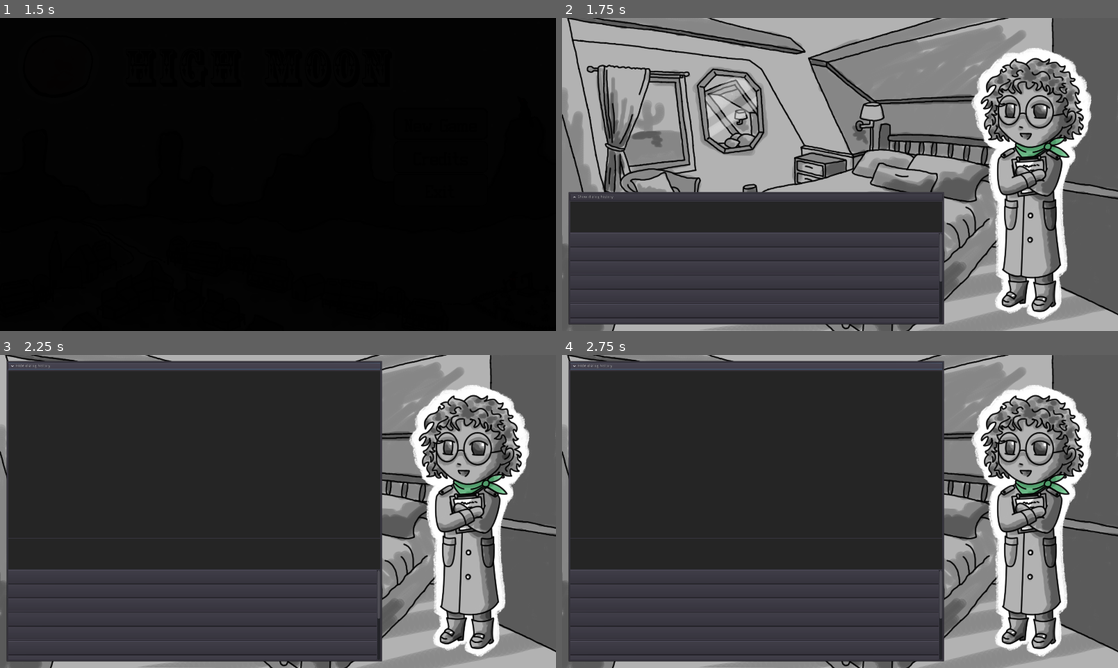
Above: before the commit, frames 1-4 (two rows, left to right).
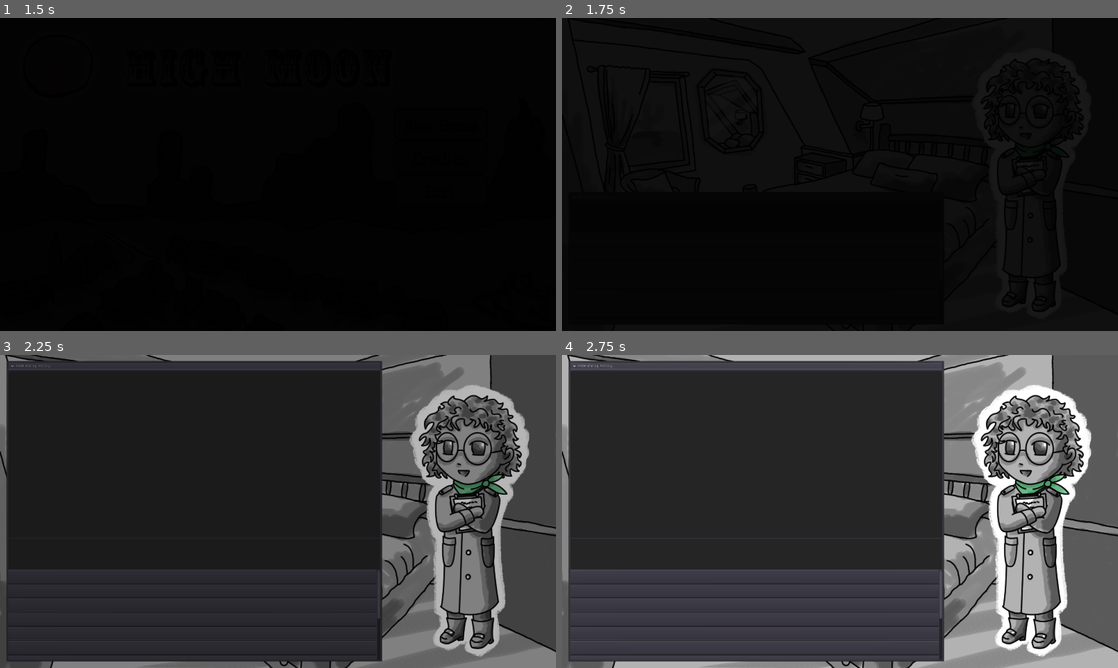
Above: after the commit, the same moments.

Repository: gadse/high-moon
Game: Godot game, scene res://scenes/main_menu/MainMenu.tscn
Same seed, same stepped clock (60 frames per second), same inputs: the game is played once before the commit and once after it.
Inputs:
- Up to frame 1 (1.5 s): click "New Game" at 0.5 s; click "New Game" at 1.25 s
- Up to frame 2 (1.75 s): no input
- Up to frame 3 (2.25 s): click "Show dialog history" at 2 s
- Up to frame 4 (2.75 s): no input

Frame 1 is identical in both runs. In frame 2, 95% of the frame differs, in the area x 0-100%, y 0-100%; in frame 3, 32%; in frame 4, nothing differs.
Error in both runs: Invalid get index 'start' (on base: 'Dictionary'). (res://modules/dialog_walker/DialogWalker.gd:25)

Commit message:
#71 Add Agnes dialog
Closes #71

Diff:
--- /dev/null
+++ b/scenes/lab/Lab.tres
@@ -0,0 +1,608 @@
+{
+	"start": "start",
+	"passages": {
+		"start": {
+			"set": "TalkedWithAgnes",
+			"type": "linear",
+			"flow": [
+				[
+					"Ah, if it isn’t my very favorite vampire friend!\nWhat can I do for you?"
+				],
+				[
+					"Shh Agnes, keep it down, will you? I need to ask you a few things."
+				],
+				[
+					"Sure! Ask away! But once we’re done, can I touch your fangs?"
+				],
+				[
+					"…Let’s focus on the questions first."
+				],
+				[
+					"All right, all right."
+				]
+			],
+			"goto": "menu"
+		},
+		"menuWithQuestion": {
+			"type": "linear",
+			"flow": [
+				[
+					"Anything else you wanted? Or is it fang-time already?"
+				]
+			],
+			"goto": "menu"
+		},
+		"menu": {
+			"type": "choice",
+			"me": [
+				{
+					"text": "Can you tell me what you did last night when Jack was murdered?",
+					"goto": "alibi"
+				},
+				{
+					"text": "Anything unusual you noticed last night?",
+					"goto": "notice"
+				},
+				{
+					"text": "How did we meet again?",
+					"goto": "meet"
+				},
+				{
+					"text": "What do you think of William Pierce?",
+					"goto": "william"
+				},
+				{
+					"text": "Anything interesting you can tell me about Elizabeth Parker?",
+					"goto": "elizabeth"
+				},
+				{
+					"text": "Do you know anything of interest about Betty Henderson?",
+					"goto": "betty"
+				},
+				{
+					"text": "What about Sheriff Short?",
+					"goto": "lucas"
+				},
+				{
+					"text": "I know something about Betty that might interest you. She’s a werewolf.",
+					"isSet": "BettyIsWerewolf",
+					"goto": "bettyIsWerewolf"
+				},
+				{
+					"text": "I’ve concluded my investigation. I think you killed Jack, Agnes.\nI challenge you to a duel.",
+					"isSet": "AgnesCanBeDueled",
+					"goto": "duelChallenge"
+				},
+				{
+					"text": "I will be back later.",
+					"goto": "exit"
+				}
+			]
+		},
+		"alibi": {
+			"type": "linear",
+			"flow": [
+				[
+					"I was here at my lab, reading through my notes on local spirit sightings.",
+					"Later, I packed up my equipment and made my way over to the cemetery.",
+					"You see, last time I was there, I collected some fascinating data!\nWait, I have it around here somewhere…"
+				],
+				[
+					"Agnes, focus. What else did you do?"
+				],
+				[
+					"Hmm? Oh. I was not out for long.",
+					"When I was back here, I sorted the records about my findings on reactions of supernatural blood components… and then, I fell asleep on them."
+				],
+				[
+					"Uh, all right?"
+				],
+				[
+					"It happens sometimes. Sleep is for the weak!"
+				],
+				[
+					"Sure. Did you see someone?"
+				],
+				[
+					"No, unfortunately not.\nBut then again, some of the equipment might not be fully functional just yet.",
+					"My nightvision-enhanced ectoplasmatic spiritograph still acts up sometimes-"
+				],
+				[
+					"People, Agnes. Not spirits. Did you run into anyone?"
+				],
+				[
+					"Technically, spirits are- Okay, okay. Don’t give me that look.",
+					"No, I did not see anyone fleshy, but I was wearing my nightvisio- my ghost glasses.",
+					"It is a little hard to see anything else but spirits through them, to be honest.",
+					"I had a concussion three weeks ago because I tripped while wearing them,\nbut thankfully, they were not damaged. Lucky me!"
+				],
+				[
+					"Yeahhh, sure…"
+				]
+			],
+			"goto": "menuWithQuestion"
+		},
+		"notice": {
+			"type": "linear",
+			"flow": [
+				[
+					"Oh yes, there was, actually!\nI think I heard a gunshot when I was on my way back to the lab.",
+					"Probably scared away all the ghosts.",
+					"And I measured really cryptic endo-lapivastitic waves, which might be caused by the moon phase – but I figured you’d rather be interested in the gunshot."
+				]
+			],
+			"goto": "ghostChoice"
+		},
+		"ghostChoice": {
+			"type": "choice",
+			"me": [
+				{
+					"text": "Yeah. Any idea where that shot came from?",
+					"goto": "gunshot"
+				},
+				{
+					"text": "No, please, tell me about the lap-diva waves!",
+					"goto": "ghostStuff"
+				}
+			]
+		},
+		"gunshot": {
+			"type": "linear",
+			"flow": [
+				[
+					"Hm, I didn’t see much to be honest. I was wearing special equipment to see ghosts.",
+					"But I always count my steps wherever I go, so I know it was approximately when I passed the saloon."
+				],
+				[
+					"You count your steps?!"
+				],
+				[
+					"Sure. I thought if one of my experiments ever costs me my eyesight,\nI’ll have an easier time adjusting."
+				],
+				[
+					"You know what, I’m not even going to ask. What did you do after you heard the shot?"
+				],
+				[
+					"What did I do? Uh, nothing, why?"
+				],
+				[
+					"Nothing?!"
+				],
+				[
+					"Yes? A gun going off is not a supernatural phenomenon, is it?"
+				],
+				[
+					"Yes, but- You know what? Forget it."
+				]
+			],
+			"goto": "menuWithQuestion"
+		},
+		"ghostStuff": {
+			"type": "linear",
+			"flow": [
+				[
+					"Seriously? Sure!",
+					"So, they are actually called endo-lapivastitic waves because they typically originate from inside of specific rock types of badlands under certain astronomical influences.",
+					"They were discovered in 1673 and can be measured by…",
+					"*Agnes gives you a lengthy lecture and\nshows you a heap of diagrams you don’t understand. This might take a while.*"
+				],
+				[
+					"*You finally manage to interrupt Agnes* Very interesting!\nThank you so much, but I’ll have to get back to the investigation now."
+				]
+			],
+			"goto": "menuWithQuestion"
+		},
+		"meet": {
+			"type": "linear",
+			"flow": [
+				[
+					"Hah, you’re funny.",
+					"That was back when Jack had that accident with his coat seam,\nthe longhorn bull and the sack of nails.",
+					"Oh, and Liz’s reserve whiskey. You remember?\nYou brought him here for me to patch him up."
+				],
+				[
+					"Oh, dear. Yes, I remember."
+				],
+				[
+					"Lucky him. If he hadn’t been a vampire, he would not have survived that.",
+					"I’d just recently taken over the apothecary back then, after Pa died.\nWas in business for an entirety of two weeks, everything went well…",
+					"And then, the two of you rode into town and the next day, I had my first emergency!"
+				],
+				[
+					"Well, you were calm enough to ask him if he really needed both his kidneys while you were busy stuffing his guts back in."
+				],
+				[
+					"It would have been a contribution to medicine!\nThere is still almost no research on the renal physiology of vampires!"
+				],
+				[
+					"It was almost a contribution to the graveyard."
+				],
+				[
+					"Yes, but lucky for you, I turned out to be a master surgeon!\nWho would’ve thought? Not me for sure!"
+				],
+				[
+					"I remember we later invited you for a drink…"
+				],
+				[
+					"Yup. Because you couldn’t pay my bill and Jack tried to seduce me into letting it go."
+				],
+				[
+					"You threatened to “take some samples where the sun never shines” and pulled out a scalpel…"
+				],
+				[
+					"And then, I enlisted both of you as my field research projects and\nconnection to the supernatural world."
+				],
+				[
+					"I eventually paid you back, though."
+				],
+				[
+					"Yeah, but Jack never did.",
+					"I felt free to transfer his debt to you after his death, since you’re probably the second-closest friend he had and William can be creepy and I’m a tiny bit scared of him."
+				],
+				[
+					"Wait, what?! That’s really unfa-"
+				],
+				[
+					"Do you want to find out if I still have the scalpel?"
+				],
+				[
+					"No! All right, all right."
+				]
+			],
+			"goto": "menuWithQuestion"
+		},
+		"william": {
+			"type": "linear",
+			"flow": [
+				[
+					"He’s nice, isn’t he? I like him.\nToo bad he probably isn’t a vampire.",
+					"Just regular pale and creepy.\nI once broke into his house and he wasn’t even that mad."
+				],
+				[
+					"Wait, what?"
+				],
+				[
+					"I wanted to measure something a few years back when I just started my ghost research.\nI thought, where is the most haunted place in town?",
+					"I went there a few nights, but I always saw a flicker of light through the church windows,\nit looked really spooky, so I had to investigate.",
+					"Turns out, William makes an evening round by candlelight to check if everything is in order and then goes to bed to read for a bit.",
+					"But if something is not in order –\nif, say, someone forced open a window and climbed inside to catch a ghost…",
+					"Well, let’s just say he isn’t any less intimidating without his hat on."
+				],
+				[
+					"So, what did he do?"
+				],
+				[
+					"Not much. Asked me what I was doing. Later, we drank a cup of tea together.\nHe’s always pretty nice to me.",
+					"I know you’re asking because of Jack. Don’t worry.\nI don’t think he’s killed anyone in years."
+				],
+				[
+					"Wait. As in, he did so in the past?"
+				],
+				[
+					"Ah, noo… He surely didn’t. Hey, wanna see my notes on an alien rabbit\nI saw some months ago? I even made a cute drawing!"
+				]
+			],
+			"goto": "convinceAgnes"
+		},
+		"convinceAgnes": {
+			"type": "choice",
+			"me": [
+				{
+					"text": "Agnes, you are a terrible liar. Tell me what you know about him.",
+					"goto": "moreAboutWilliam"
+				},
+				{
+					"text": "Heh, almost got me. I don’t really have time for your research now though, sorry.",
+					"goto": "menuWithQuestion"
+				},
+				{
+					"text": "Aww, alien rabbit!",
+					"goto": "alienRabbit"
+				}
+			]
+		},
+		"moreAboutWilliam": {
+			"type": "linear",
+			"flow": [
+				[
+					"I… well, when he moved here, I tried to find out more about his past, so I… dug a little.\nOr, like, a lot. And I found… well… something."
+				],
+				[
+					"Agnes, this is important. Please tell me."
+				],
+				[
+					"He- I don’t know how he found out I knew but he told me I really cannot tell anyone.",
+					"He didn’t threaten me or anything, just told me to keep it to myself.\nHe can be so scary if he wants to."
+				]
+			],
+			"goto": "convinceAgnes2"
+		},
+		"convinceAgnes2": {
+			"type": "choice",
+			"me": [
+				{
+					"text": "I am your friend, Agnes. You can trust me.",
+					"goto": "moreAboutWilliam2"
+				},
+				{
+					"text": "All right, maybe it’s for the best if you don’t tell me then.",
+					"goto": "menuWithQuestion"
+				}
+			]
+		},
+		"moreAboutWilliam2": {
+			"type": "linear",
+			"set": "WilliamWasBandit",
+			"flow": [
+				[
+					"I- I think he used to lead a bandit gang.",
+					"His description matches the leader of a group\nthat operated many miles to the South of here.",
+					"An infamous outlaw who disappeared just before he showed up here.\nI am not entirely sure, there is no definite proof, but many things fit very well."
+				],
+				[
+					"Did you know that before or after you decided to break into his home?"
+				],
+				[
+					"After. He… He probably found out because I started to avoid him, by my guess.",
+					"Please, don’t tell anyone I shared this, especially not him!\nWe… Well, we’re not exactly friends, but friendly neighbors. Good acquaintances.",
+					"I really, really want to stay on his good side."
+				],
+				[
+					"Understandable. Do you think he might have killed Jack?"
+				],
+				[
+					"I… I honestly don’t think so. They got along well; I wouldn’t see why.\nVery well, according to some rumors, hee hee. *Agnes turns a deep shade of red.*"
+				],
+				[
+					"Uh, okay."
+				]
+			],
+			"goto": "menuWithQuestion"
+		},
+		"alienRabbit": {
+			"type": "linear",
+			"flow": [
+				[
+					"Yes!\nI currently have the theory that they are the ones to blame for corn circles by foraging…",
+					"*You get a lengthy lecture about the fascinating behaviors of extraterrestrial lagomorphs you are most certain don’t exist.*",
+					"*You also feel like you have yourself to blame for that.\nThe drawing was cute, though; so you have that going for you, which is nice.*"
+				],
+				[
+					"Uuuh…"
+				]
+			],
+			"goto": "menuWithQuestion"
+		},
+		"elizabeth": {
+			"type": "linear",
+			"flow": [
+				[
+					"Ah, yes. Elizabeth Parker;\nHomo sapiens sanguiphilis, presents as a human woman in her mid-thirties-"
+				],
+				[
+					"I meant related to the murder, Agnes."
+				],
+				[
+					"Oh. Well, then say so. Hm.",
+					"I heard some vague rumors about her, but nothing definite, sorry.\nI am not that interested in gossip.",
+					"But the saloon was pretty busy last night, at least by the sounds of it.\nI bet she was at work."
+				],
+				[
+					"Anything else you can tell me?"
+				],
+				[
+					"Not really, no. Sorry."
+				],
+				[
+					"No worries. Thank you."
+				]
+			],
+			"goto": "menuWithQuestion"
+		},
+		"betty": {
+			"type": "linear",
+			"flow": [
+				[
+					"I kept trying to invite her here so I can finally inspect her properly,\nbut she always avoided me at all costs.",
+					"A shame, really. I would like to give you profound insight,\nbut I am not allowed to be in a room with her."
+				],
+				[
+					"Do I want to know how that happened?"
+				],
+				[
+					"It was not really my fault. The Sheriff made me sign something.\nAll because I wanted a blood sample…"
+				],
+				[
+					"You pestered her that much?"
+				],
+				[
+					"Well… I did not exactly pester her… not in the traditional sense…"
+				],
+				[
+					"Oh, dear."
+				],
+				[
+					"Who’ll miss a few drops of blood anyway?!",
+					"I thought if I waited behind that big water barrel by the smithy and\njust quickly pricked her with a syringe…"
+				],
+				[
+					"You just jumped out at her and stabbed a syringe into her?!"
+				],
+				[
+					"Who would have thought she’d notice? Or mind?"
+				],
+				[
+					"ANYONE!"
+				],
+				[
+					"Meh. She smells like wet dog all the time anyway. No big loss."
+				],
+				[
+					"I am still not quite sure what to say…"
+				]
+			],
+			"goto": "menuWithQuestion"
+		},
+		"lucas": {
+			"type": "linear",
+			"set": "LucasHidesCorpse",
+			"flow": [
+				[
+					"Hm. I don’t like Sheriff Short all that much.",
+					"He can be very strict when it comes to the definition of physical integrity.\nAnd the desecration of graves. He has very strict corpse-laws as well."
+				],
+				[
+					"Is there anyone else in town that thinks so or is that just you?"
+				],
+				[
+					"What does that have to do with anything?\nAnyway, you especially should feel suspicious."
+				],
+				[
+					"I can’t really help but have a constant feeling of suspicion whenever I’m around you,\nto be honest…"
+				],
+				[
+					"What? No, not about me, dummy.\nDon’t you think it’s weird that he allowed no one to see the corpse?",
+					"I am not only a pharmacist and scientist, I am also the local surgeon.",
+					"William usually consults with me when someone dies under suspicious circumstances – though he somehow never leaves me alone with the corpses.",
+					"Huh. Anyway, I heard Short allows no one to see the body. Strange, huh?"
+				],
+				[
+					"Seems a little odd, yeah…"
+				],
+				[
+					"He also asked me some really detailed stuff about vampires a while ago.\nI am not sure what to make of that."
+				],
+				[
+					"That’s a bit unusual. I will keep it in mind. Thanks!"
+				]
+			],
+			"goto": "menuWithQuestion"
+		},
+		"bettyIsWerewolf": {
+			"type": "linear",
+			"flow": [
+				[
+					"Ah! Homo sapiens lunavenatus! That explains so much.\nLet me quickly grab her file and add that…"
+				],
+				[
+					"You have a file on her?"
+				],
+				[
+					"Of course. I have a file on everyone I know."
+				],
+				[
+					"…Me as well?"
+				],
+				[
+					"Sure."
+				]
+			],
+			"goto": "reactionToFile"
+		},
+		"reactionToFile": {
+			"type": "choice",
+			"me": [
+				{
+					"text": "Should I be worried?",
+					"goto": "worried"
+				},
+				{
+					"text": "But we are friends…",
+					"goto": "friends"
+				},
+				{
+					"text": "That's creepy.",
+					"goto": "creepy"
+				}
+			]
+		},
+		"worried": {
+			"type": "linear",
+			"flow": [
+				[
+					"Let me check. No. It says you are in perfect health, right here."
+				],
+				[
+					"Uh, okay…"
+				]
+			],
+			"goto": "menuWithQuestion"
+		},
+		"friends": {
+			"type": "linear",
+			"flow": [
+				[
+					"Yup, look, here. Your file has a little smiley face.\nBecause we are friends."
+				],
+				[
+					"Uh, okay…"
+				]
+			],
+			"goto": "menuWithQuestion"
+		},
+		"creepy": {
+			"type": "linear",
+			"flow": [
+				[
+					"No, its thorough.",
+					"It would be creepy if I had only a file for you, but I have one for everyone so the term is ‘scientific’."
+				],
+				[
+					"Uh, okay…"
+				]
+			],
+			"goto": "menuWithQuestion"
+		},
+		"alreadyTalkedStart": {
+			"type": "linear",
+			"flow": [
+				[
+					"Ah, you're back. Any luck so far?"
+				],
+				[
+					"Maybe. I wanted to ask you something else."
+				],
+				[
+					"Yeah? Well then, spit it out."
+				]
+			],
+			"goto": "menu"
+		},
+		"duelChallenge": {
+			"type": "linear",
+			"flow": [
+				[
+					"Here, hold my notes real quick. Okay, now.",
+					"What did you say? Wait. You think I killed Jack?!",
+					"But I… But this is your file, it says we are friends here. Look, the little smiley.",
+					"You are serious, aren’t you?\nI… I will cross out your smiley, like that. Give me back my notes.",
+					"I’ve never dueled anyone; I’ll need them to record my findings."
+				]
+			],
+			"goto": "duelConfirmation"
+		},
+		"duelConfirmation": {
+			"type": "choice",
+			"npc": "[color=white][Are you sure you want to duel Agnes?\nThis will end the game, even if she is not really the murderer.][/color]",
+			"me": [
+				{
+					"text": "[Yes, I am sure.]",
+					"goto": "duel"
+				},
+				{
+					"text": "[No, I'd like to investigate further.]",
+					"goto": "menuWithQuestion"
+				}
+			]
+		},
+		"duel": {
+			"type": "choice",
+			"set": "AgnesKilled",
+			"npc": "Duel"
+		},
+		"exit": {
+			"type": "choice",
+			"npc": "Exit"
+		}
+	}
+}
--- a/scenes/lab/Lab.tscn
+++ b/scenes/lab/Lab.tscn
@@ -3,6 +3,8 @@
 [ext_resource path="res://scenes/templates/dialog/Dialog.tscn" type="PackedScene" id=1]
 
 [node name="Lab" instance=ExtResource( 1 )]
+story_file = "res://scenes/lab/Lab.tres"
+background_image = "res://scenes/lab/BG_lab.png"
 character_image = "res://scenes/lab/Charsprite_researcher_v2.png"
 character_color = Color( 0.309804, 0.611765, 0.415686, 1 )
 
--- a/scenes/saloon/Saloon.tres
+++ b/scenes/saloon/Saloon.tres
@@ -594,12 +594,23 @@
 				[
 					"What?! You’re mad! I told you I didn’t do it! You stupid, pitiful idiot!",
 					"Just wait until I have my gun, you’ll pay for this farce!"
-				],
-				[
-					"Let's get to it!"
-				]
-			],
-			"goto": "duel"
+				]
+			],
+			"goto": "duelConfirmation"
+		},
+		"duelConfirmation": {
+			"type": "choice",
+			"npc": "[color=white][Are you sure you want to duel Elizabeth Parker?\nThis will end the game, even if she is not really the murderer.][/color]",
+			"me": [
+				{
+					"text": "[Yes, I am sure.]",
+					"goto": "duel"
+				},
+				{
+					"text": "[No, I'd like to investigate further.]",
+					"goto": "somethingElse"
+				}
+			]
 		},
 		"duel": {
 			"type": "choice",
--- a/scenes/sheriffs office/SheriffsOffice.tres
+++ b/scenes/sheriffs office/SheriffsOffice.tres
@@ -382,12 +382,23 @@
 				[
 					"Hah! Very well. I should thank you for giving me a reason to be rid of you!",
 					"You think I don’t know what you are, vampire? Ready your gun and I will put you back into your grave."
-				],
-				[
-					"Let's get to it!"
-				]
-			],
-			"goto": "duel"
+				]
+			],
+			"goto": "duelConfirmation"
+		},
+		"duelConfirmation": {
+			"type": "choice",
+			"npc": "[color=white][Are you sure you want to duel Sheriff Short?\nThis will end the game, even if he is not really the murderer.][/color]",
+			"me": [
+				{
+					"text": "[Yes, I am sure.]",
+					"goto": "duel"
+				},
+				{
+					"text": "[No, I'd like to investigate further.]",
+					"goto": "menuWithQuestion"
+				}
+			]
 		},
 		"duel": {
 			"type": "choice",
--- a/scenes/templates/dialog/Dialog.tscn
+++ b/scenes/templates/dialog/Dialog.tscn
@@ -250,7 +250,6 @@
 text = "Click to continue..."
 
 [node name="Fader" parent="." instance=ExtResource( 1 )]
-visible = false
 [connection signal="gui_input" from="." to="." method="_on_Dialog_gui_input"]
 [connection signal="pressed" from="ExtendableMarginContainer/PanelContainer/VBoxContainer/ExpandButton" to="." method="_on_ExpandButton_pressed"]
 
